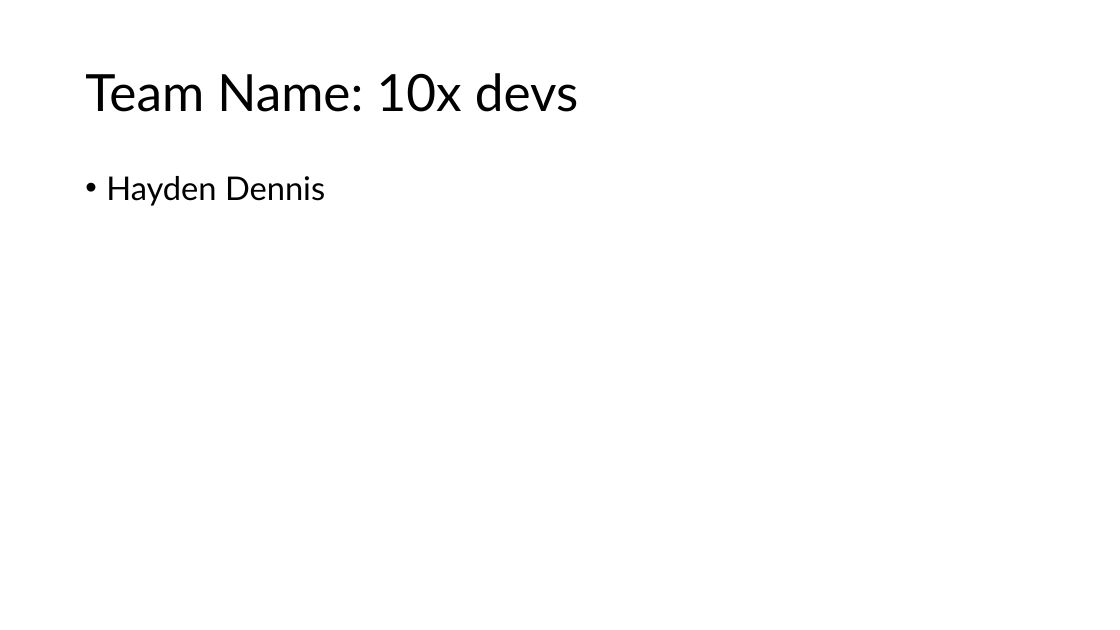
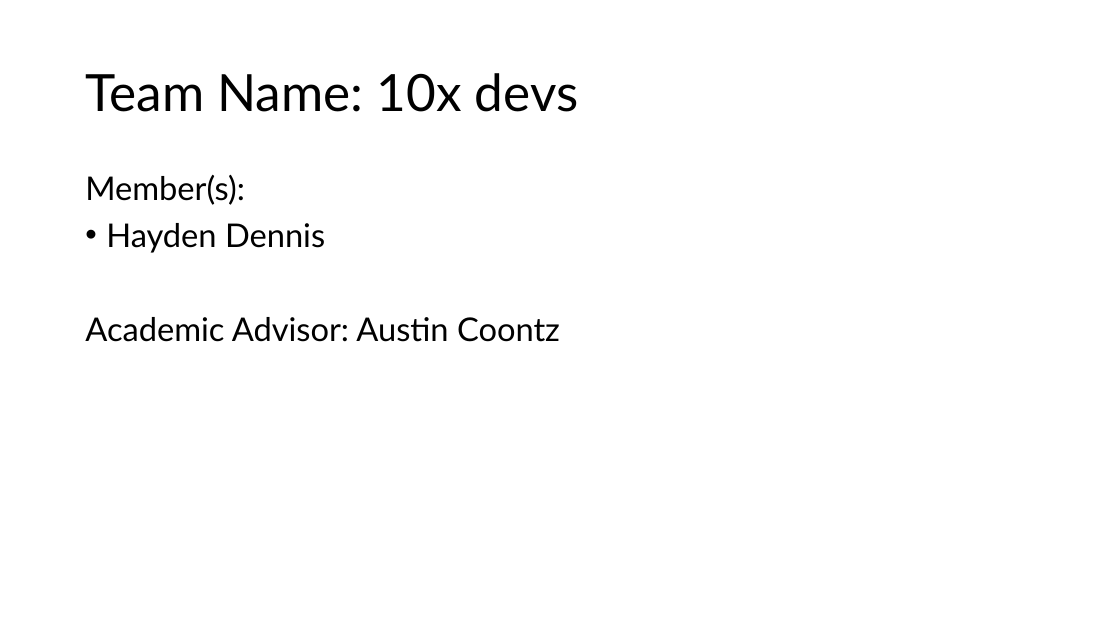
Before and after one commit to HDTHREE/bintrong_game, a slide deck: slide 2 of design_presentation.pptx. Drawn at 1120x630 pixels with LibreOffice and Linux fonts; fonts in the diff are those of the drawing. Boxes give left, top, right and bottom in pixels: in the first picture for what was removed or moved away, otherwise in the second. Text is boxed around its words. In the diff, an @@ line names an element or a change of style, - is before the commit and + after.

```diff
--- a/design_presentation.pptx
+++ b/design_presentation.pptx
@@ text at [85, 175, 245, 205]: paragraph added @@
+Member(s):
@@ text at [85, 317, 560, 342]: paragraph added @@
+Academic Advisor: Austin Coontz
```
Also in this commit, not shown: 6 slides added, 1 slide removed, 9 other files.
